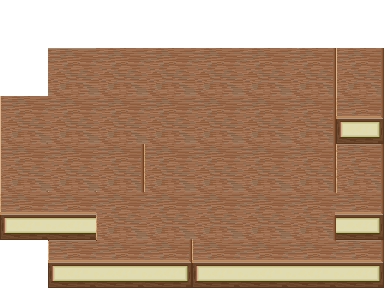
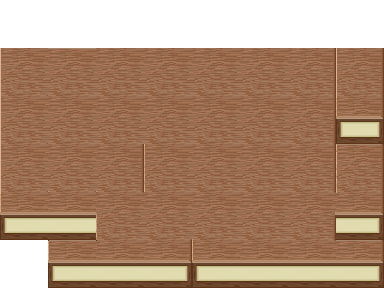
The second 384px x 288px image is a revision of the first. Changes to its layers:
pixels changed over [left=0, top=48, right=48, bottom=96] (layer not identified)
